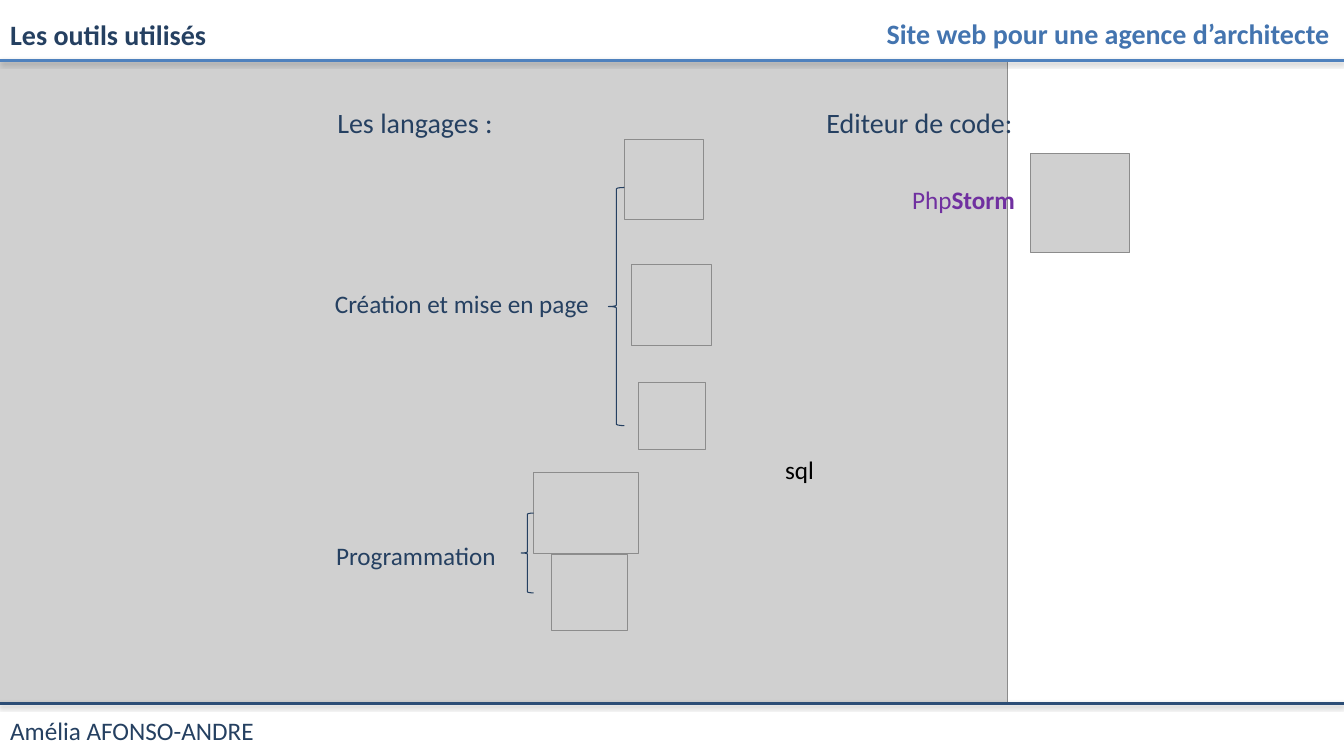
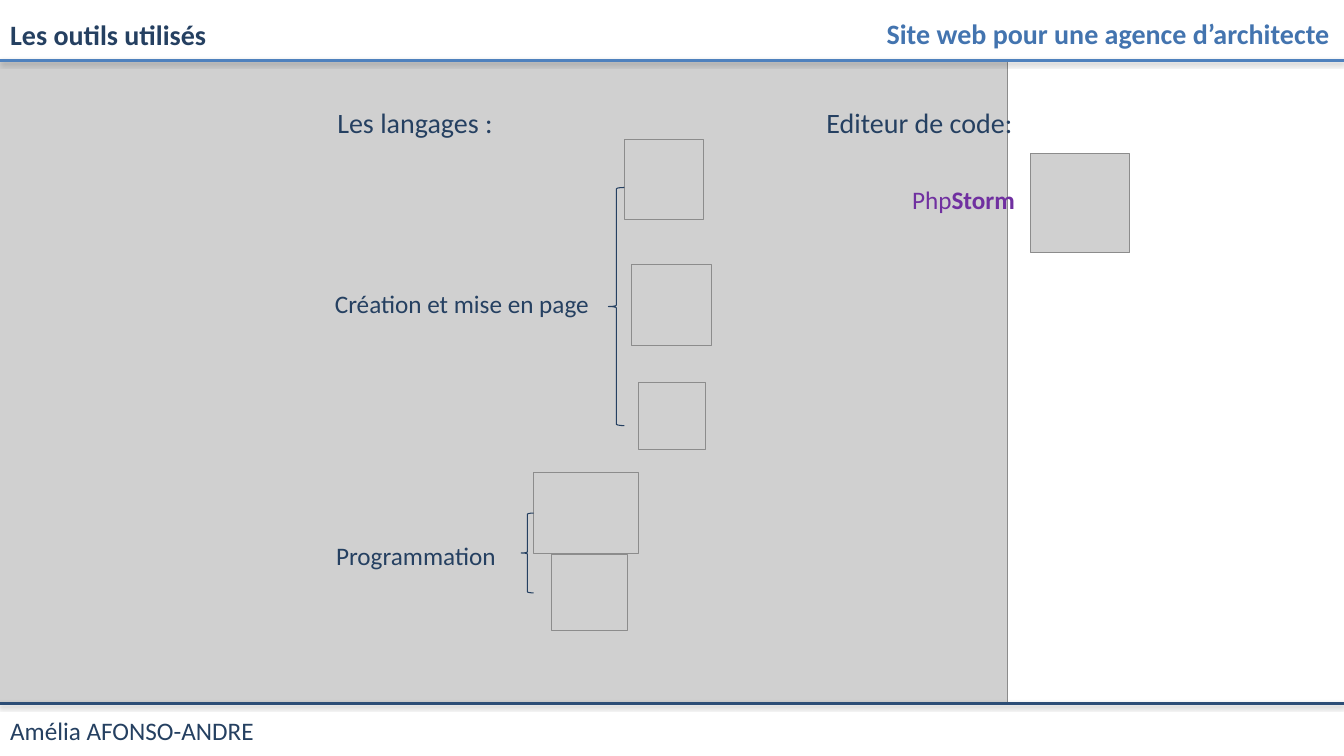
Before and after one commit to amelia-aa/projet_archi, a slide deck: slide 12 of Doc/Présentation_projet.pptx. Drawn at 1344x756 pixels with LibreOffice and Linux fonts; fonts in the diff are those of the drawing; grey boxes stand for pictures. Boxes give left, top, right and bottom in pixels: in the first picture for what was removed or moved away, otherwise in the second. Text is boxed around its words. In the diff, an @@ line names an element or a change of style, - is before the commit and + after.

```diff
--- a/Doc/Présentation_projet.pptx
+++ b/Doc/Présentation_projet.pptx
@@ text removed at bbox=[785, 461, 814, 483] @@
-sql
```
Also in this commit, not shown: 5 other slides changed, 16 other files.
